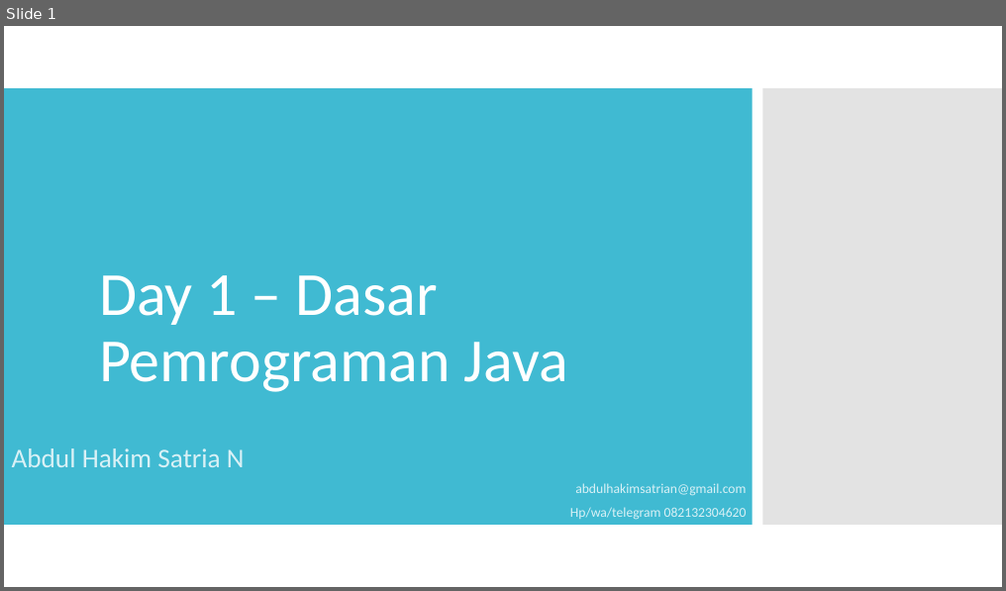
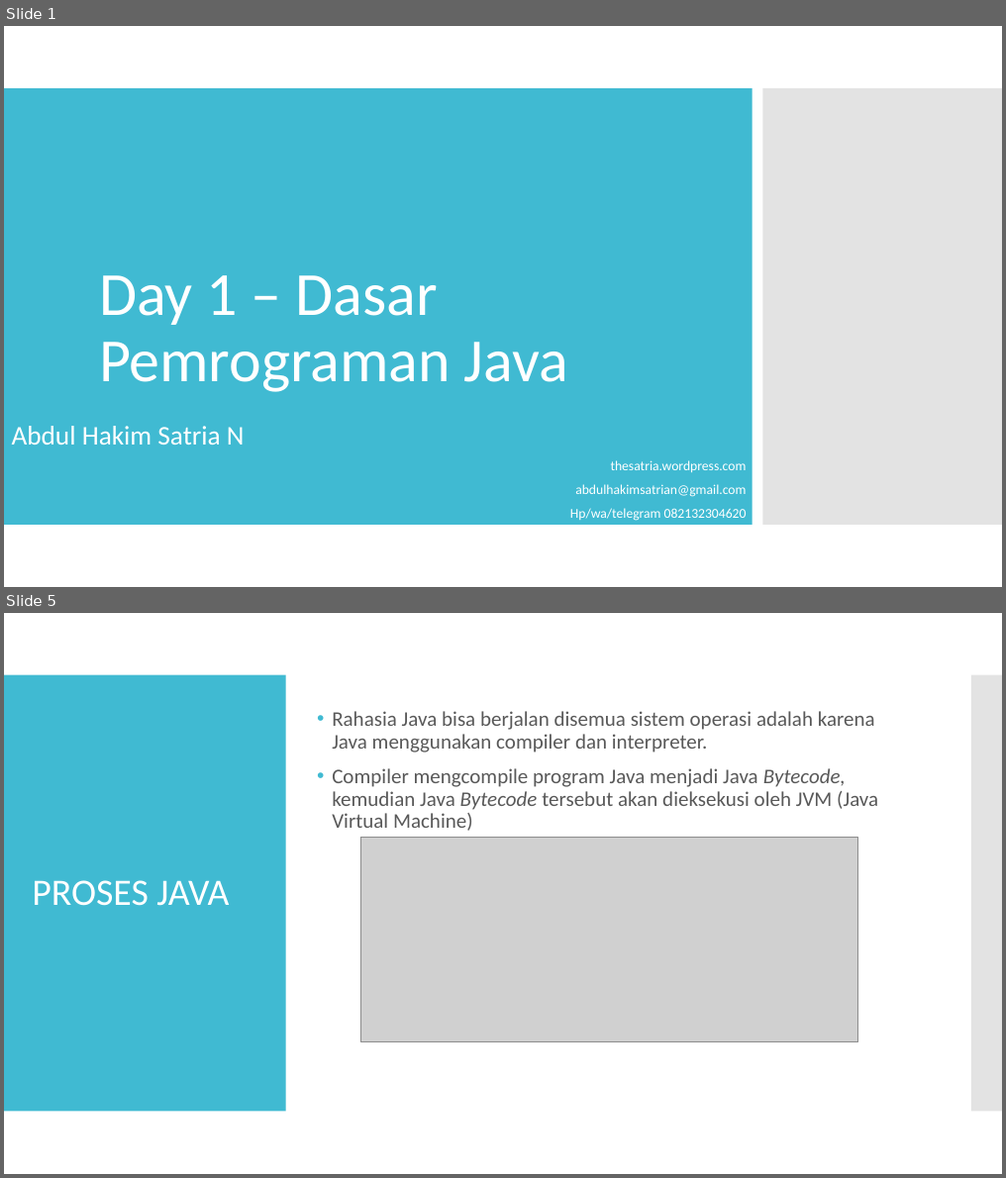
Before and after one commit to satrianusantara/JavaBasic, a slide deck: Materi/Day 1 – Dasar Pemrograman Java.ppt. Shown one above the other, each under a label of ours: slide 1 before the commit, slides 1 and 5 after it; the slides between them are not shown. The pictures are 1006x591 and 1006x1178 pixels, drawn with LibreOffice and Linux fonts; fonts in the diff are those of the drawing; grey boxes stand for pictures. Boxes give left, top, right and bottom in pixels: in the first picture for what was removed or moved away, otherwise in the second. Text is boxed around its words. In the diff, an @@ line names an element or a change of style, - is before the commit and + after.

```diff
--- a/Materi/Day 1 – Dasar Pemrograman Java.ppt
+++ b/Materi/Day 1 – Dasar Pemrograman Java.ppt
@@ slide 5 added at (4,613,1002,1174), background #FFFFFF @@
@@ rectangle added at (4,675,286,1111), fill #40BAD2 @@
@@ rectangle added at (970,675,1002,1111), fill #C8C8C8 at 50% opacity @@
@@ text added at (332,711,878,831), 20 pt, text #595959 @@
+• Rahasia Java bisa berjalan disemua sistem operasi adalah karena Java menggunakan compiler dan interpreter.
+• Compiler mengcompile program Java menjadi Java Bytecode, kemudian Java Bytecode tersebut akan dieksekusi oleh JVM (Java Virtual Machine)
@@ picture added at (360,837,857,1043) @@
@@ title added at (32,880,229,906), 36 pt, text #FFFFFF @@
+PROSES JAVA
@@ slide 1 changed as well @@
@@ subtitle "Abdul Hakim Satria N": place and size @@
-subtitle "Abdul Hakim Satria N" at (12,449,746,520)
+subtitle "Abdul Hakim Satria N" at (12,426,746,521)
@@ subtitle at (12,426,746,521): text colour #D9F1F6 to #FFFFFF in "Abdul Hakim Satria N", "abdulhakimsatrian@gmail.com", "Hp/wa/telegram 082132304620" @@
@@ subtitle at (611,461,746,472): paragraph added @@
+thesatria.wordpress.com
```
Also in this commit, not shown: 19 other slides added, 6 slides removed.
